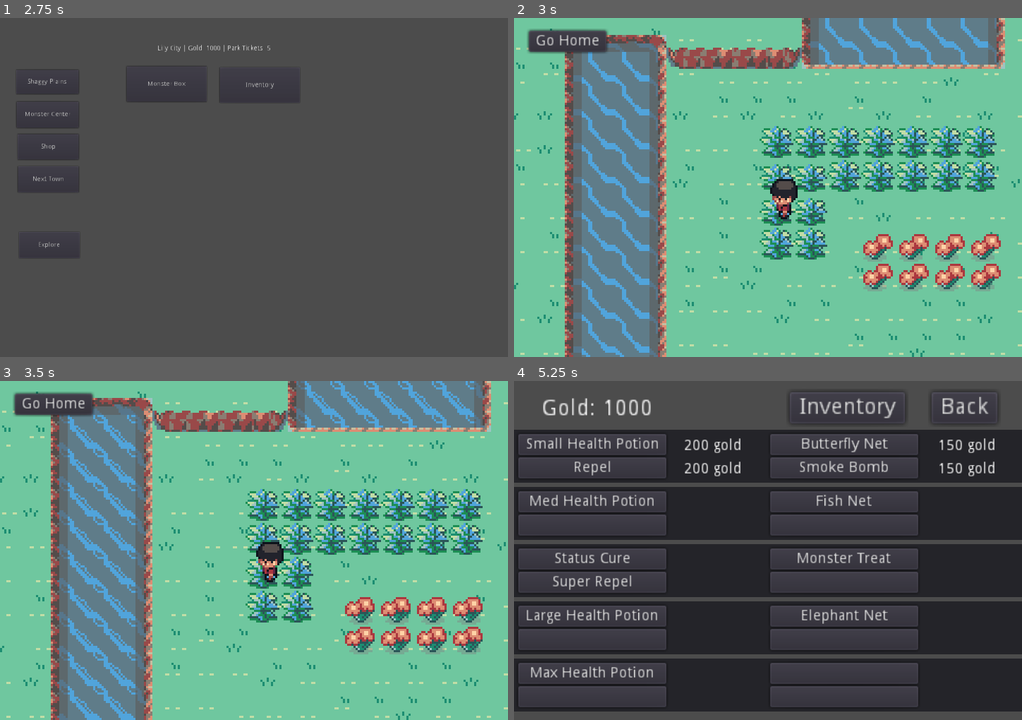
Above: before the commit, frames 1-4 (two rows, left to right).
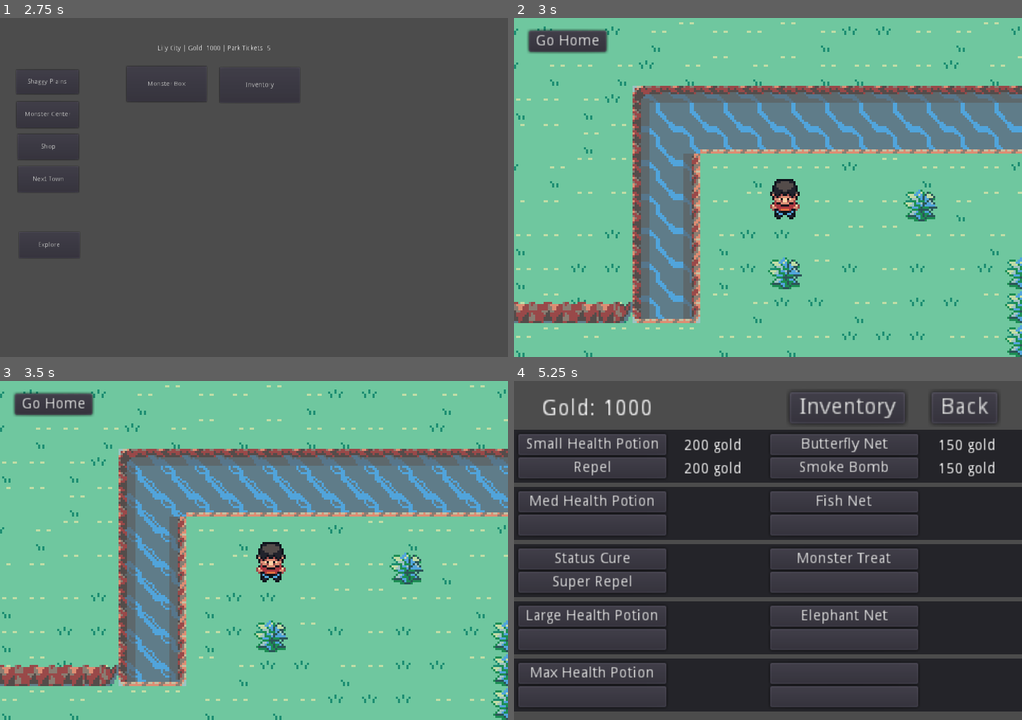
Above: after the commit, the same moments.

Repository: mirror-shades/pocketlike
Game: Godot game, scene res://AssetScenes/Town3.tscn
Same seed, same stepped clock (60 frames per second), same inputs: the game is played once before the commit and once after it. This scene is started directly instead of the project's main scene.
Inputs:
- Up to frame 1 (2.75 s): click "Go Home" at 0.5 s; click "Next Town" at 1.25 s; click "Next Town" at 2 s
- Up to frame 2 (3 s): click "Shaggy Plains" at 2.75 s
- Up to frame 3 (3.5 s): no input
- Up to frame 4 (5.25 s): click "Go Home" at 3.5 s; click "Monster Center" at 4.25 s; click "Shop" at 5 s

Frame 1 is identical in both runs. In frame 2, 55% of the frame differs, in the area x 0-100%, y 0-100%; in frame 3, 55%; in frame 4, nothing differs.
Error in both runs: Attempt to call function 'connect' in base 'null instance' on a null instance. (res://Scripts/TallGrass.gd:14)

Commit message:
fixed resetting position exit world

Diff:
--- a/Player.gd
+++ b/Player.gd
@@ -70,7 +70,14 @@
 		anim_tree.set("parameters/Walk/blend_position", Vector2(1, 0))
 		anim_tree.set("parameters/Turn/blend_position", Vector2(1, 0))
 
+func resetLevelData():
+	state.direction = 3
+	state.position = Vector2()
+	position = Vector2()
+	facing_direction = 3
+
 func _go_home():
+	resetLevelData()
 	get_tree().change_scene("res://scenes/Game.tscn")
 
 func set_spawn():
@@ -119,9 +126,6 @@
 		new_facing_direction = FacingDirection.UP
 	elif input_direction.y > 0:
 		new_facing_direction = FacingDirection.DOWN
-	print("state ",state.direction)
-	print("current ",new_facing_direction)
-	print(" ")
 
 	if state.direction != new_facing_direction:
 		facing_direction = new_facing_direction
